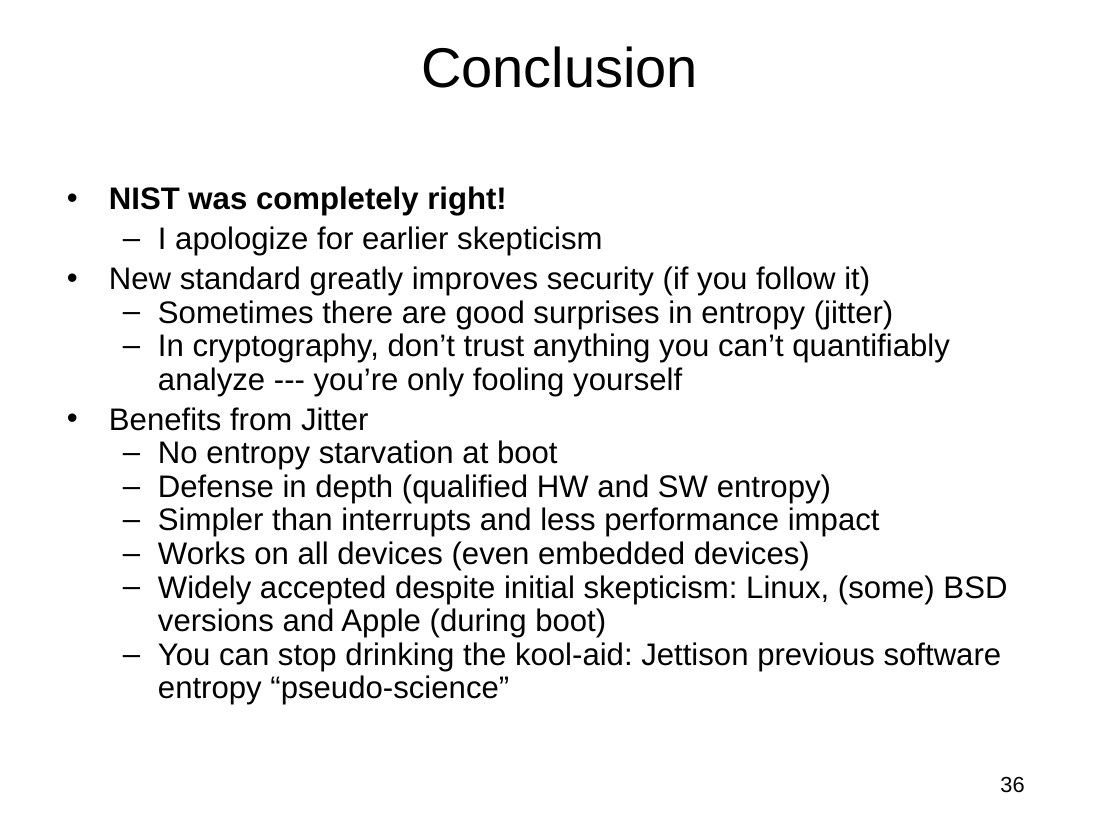
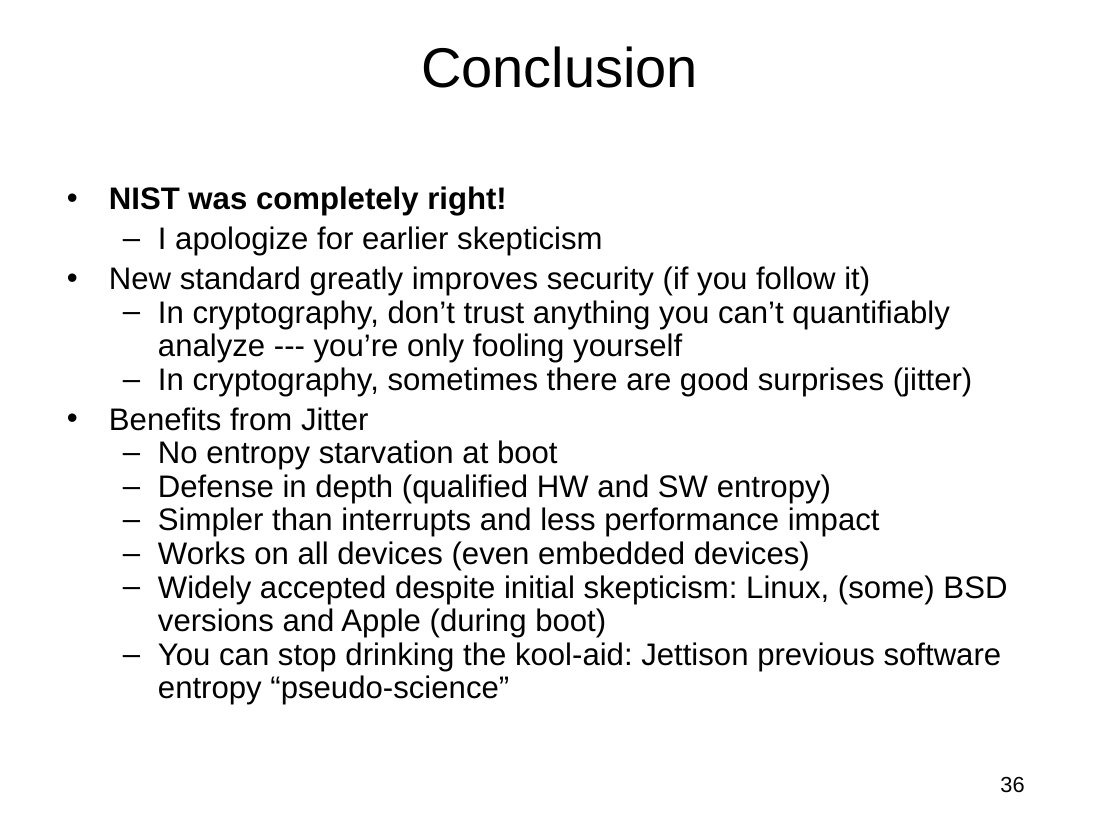
Before and after one commit to jlmucb/class_notes, a slide deck: slide 36 of BerkeleyClass/CS290Spring2013/Lectures/entropy_talk.pptx. Drawn at 1120x840 pixels with LibreOffice and Linux fonts; fonts in the diff are those of the drawing. Boxes give left, top, right and bottom in pixels: in the first picture for what was removed or moved away, otherwise in the second. Text is boxed around its words. In the diff, an @@ line names an element or a change of style, - is before the commit and + after.

```diff
--- a/BerkeleyClass/CS290Spring2013/Lectures/entropy_talk.pptx
+++ b/BerkeleyClass/CS290Spring2013/Lectures/entropy_talk.pptx
@@ text at (158,300,894,329): paragraph removed @@
-  – Sometimes there are good surprises in entropy (jitter)
@@ text at (158,367,973,396): paragraph added @@
+  – In cryptography, sometimes there are good surprises (jitter)
```
Also in this commit, not shown: 10 other slides changed.
